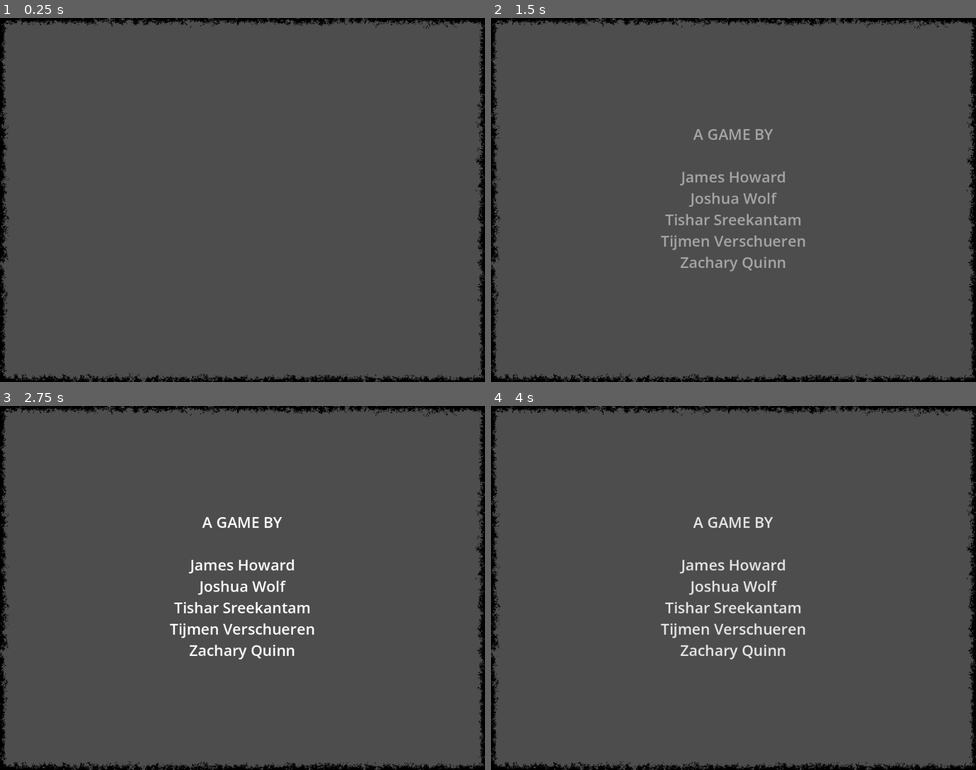
Above: before the commit, frames 1-4 (two rows, left to right).
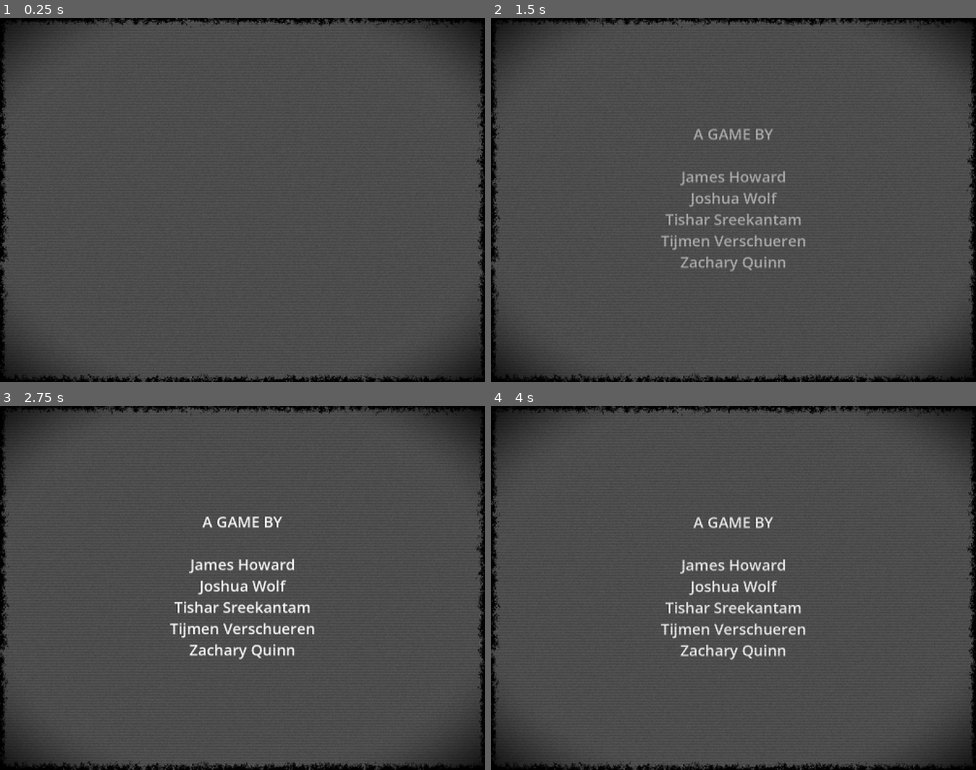
Above: after the commit, the same moments.

Repository: howarja/Vampire-Game
Game: Godot game, scene res://scenes/mainMenu.tscn
The game is run twice, just before and just after one commit, with the same random seed, the same clock (stepped at 60 frames per second) and the same inputs. The engine's default icon, where the game draws it, is replaced by a stand-in: a white triangle on a blue panel in a dark square.
Inputs (mouse positions are in pixels of both pictures, inside the frame that each line leads up to):
- Up to frame 1 (0.25 s): no input
- Up to frame 2 (1.5 s): tap Enter at 0.5 s; move the mouse to (840, 181) at 0.52 s; press the mouse at (840, 181) at 0.53 s; move the mouse to (636, 218) at 1.27 s; release the mouse at (636, 218) at 1.28 s; click (636, 218) at 1.35 s
- Up to frame 3 (2.75 s): move the mouse to (291, 507) at 2.02 s; press the mouse at (291, 507) at 2.03 s
- Up to frame 4 (4 s): move the mouse to (709, 660) at 2.77 s; release the mouse at (709, 660) at 2.78 s; click (709, 660) at 2.85 s; move the mouse to (879, 642) at 3.52 s; press the mouse at (879, 642) at 3.53 s

The runs differ from the first frame. In frame 1, 3.5% of the frame differs, in the area x 0-100%, y 0-100%; in frame 2, 4.0%; in frame 3, 5.1%; in frame 4, 4.5%.

Commit message:
added ID

Diff:
--- a/scenes/id.tscn
+++ b/scenes/id.tscn
@@ -30,28 +30,19 @@
 
 [node name="Name" type="Label" parent="TextureRect" unique_id=66108866]
 layout_mode = 0
-offset_left = -260.0
-offset_top = -128.0
-offset_right = -154.0
-offset_bottom = -105.0
+offset_left = -262.0
+offset_top = -125.0
+offset_right = -156.0
+offset_bottom = -102.0
 text = "county dowm"
-label_settings = SubResource("LabelSettings_wubos")
-
-[node name="DateOfBirth" type="Label" parent="TextureRect" unique_id=117084253]
-layout_mode = 0
-offset_left = -273.0
-offset_top = -2.0
-offset_right = -227.0
-offset_bottom = 21.0
-text = "12345"
 label_settings = SubResource("LabelSettings_wubos")
 
 [node name="Address" type="Label" parent="TextureRect" unique_id=269684565]
 layout_mode = 0
-offset_left = -262.0
-offset_top = -109.0
-offset_right = -216.0
-offset_bottom = -86.0
+offset_left = -264.0
+offset_top = -106.0
+offset_right = -218.0
+offset_bottom = -83.0
 text = "castle"
 label_settings = SubResource("LabelSettings_wubos")
 
@@ -100,3 +91,12 @@
 offset_bottom = -8.0
 text = "587-39-2354"
 label_settings = SubResource("LabelSettings_wubos")
+
+[node name="DateOfBirth" type="Label" parent="TextureRect" unique_id=117084253]
+layout_mode = 0
+offset_left = -273.0
+offset_top = -2.0
+offset_right = -227.0
+offset_bottom = 21.0
+text = "12345"
+label_settings = SubResource("LabelSettings_wubos")
--- a/scenes/mainMenu.tscn
+++ b/scenes/mainMenu.tscn
@@ -6,6 +6,10 @@
 [ext_resource type="Texture2D" uid="uid://y27g4y1o1qhu" path="res://Sprites/Vignete.png" id="5_7nrmo"]
 [ext_resource type="AudioStream" uid="uid://bk2pdxxhbgaej" path="res://music/Epic song but scary.wav" id="5_clbkb"]
 [ext_resource type="AudioStream" uid="uid://bhiws2l6ubvbb" path="res://SFX/logoSound/bloodOfTheHost.mp3" id="6_clbkb"]
+[ext_resource type="PackedScene" uid="uid://o5bvwg7bgbvg" path="res://scenes/vhs_filter_test.tscn" id="7_y35fp"]
+[ext_resource type="Shader" uid="uid://bksk84btj0efx" path="res://shaders/vhs.gdshader" id="8_6b2wv"]
+[ext_resource type="PackedScene" uid="uid://dmmobl341pm1o" path="res://scenes/pixelate.tscn" id="8_dj72i"]
+[ext_resource type="Shader" uid="uid://csyh8nqbp0hvr" path="res://shaders/pixelate.gdshader" id="10_6b2wv"]
 
 [sub_resource type="Animation" id="Animation_l7wge"]
 resource_name = "Logo"
@@ -103,6 +107,20 @@
 &"RESET": SubResource("Animation_7nrmo")
 }
 
+[sub_resource type="ShaderMaterial" id="ShaderMaterial_tov5d"]
+shader = ExtResource("8_6b2wv")
+shader_parameter/smearing = 0.50000002375
+shader_parameter/color_offset = -0.024999999557560004
+shader_parameter/sharpening = 0.4
+shader_parameter/static_noise = 0.08
+shader_parameter/vertical_jitter = 0.002
+shader_parameter/scanline_opacity = 0.1
+shader_parameter/vignette_intensity = 0.3
+
+[sub_resource type="ShaderMaterial" id="ShaderMaterial_epn8x"]
+shader = ExtResource("10_6b2wv")
+shader_parameter/pixel_size = 2.0000000149012003
+
 [node name="mainMenu" type="Control" unique_id=2134813361]
 layout_mode = 3
 anchors_preset = 15
@@ -151,6 +169,7 @@
 script = ExtResource("2_48ign")
 
 [node name="Blood" type="RichTextLabel" parent="TextHolder" unique_id=2088444752]
+self_modulate = Color(1, 0, 0, 1)
 layout_mode = 0
 offset_left = 260.0
 offset_top = -423.0
@@ -197,6 +216,28 @@
 stream = ExtResource("6_clbkb")
 volume_db = 10.0
 
+[node name="VHSfx" parent="." unique_id=1094916861 instance=ExtResource("7_y35fp")]
+z_index = 4096
+material = SubResource("ShaderMaterial_tov5d")
+layout_mode = 1
+offset_left = -49.0
+offset_top = -34.0
+offset_right = 60.333252
+offset_bottom = 48.0
+mouse_filter = 2
+
+[node name="BackBufferCopy" type="BackBufferCopy" parent="VHSfx" unique_id=314207505]
+copy_mode = 2
+
+[node name="Pixelate" parent="VHSfx" unique_id=127029814 instance=ExtResource("8_dj72i")]
+material = SubResource("ShaderMaterial_epn8x")
+layout_mode = 1
+offset_left = -48.333374
+offset_top = -83.0
+offset_right = 151.66663
+offset_bottom = 167.0
+mouse_filter = 2
+
 [connection signal="button_down" from="TextHolder/PlayButton" to="TextHolder/PlayButton" method="_on_button_down"]
 [connection signal="button_up" from="TextHolder/PlayButton" to="TextHolder/PlayButton" method="_on_button_up"]
 [connection signal="mouse_entered" from="TextHolder/PlayButton" to="TextHolder/PlayButton" method="_on_mouse_entered"]
--- a/scenes/startScene.tscn
+++ b/scenes/startScene.tscn
@@ -59,6 +59,7 @@
 [ext_resource type="AudioStream" uid="uid://mdmbabi2hvgi" path="res://SFX/door_close.mp3" id="49_03vgi"]
 [ext_resource type="PackedScene" uid="uid://dmmobl341pm1o" path="res://scenes/pixelate.tscn" id="51_nlj8h"]
 [ext_resource type="AudioStream" uid="uid://b7lsqqv46ue8q" path="res://SFX/murder.mp3" id="52_0smob"]
+[ext_resource type="PackedScene" uid="uid://70hcrtv5i5n6" path="res://scenes/id.tscn" id="60_s8qox"]
 
 [sub_resource type="CircleShape2D" id="CircleShape2D_3xd07"]
 radius = 91.0
@@ -753,6 +754,13 @@
 offset_right = -3.0
 offset_bottom = -1.0
 
+[node name="id" parent="CanvasLayer" unique_id=788058968 instance=ExtResource("60_s8qox")]
+visible = false
+offset_left = -501.0
+offset_top = -376.0
+offset_right = -501.0
+offset_bottom = -376.0
+
 [node name="VHSfx" parent="CanvasLayer" unique_id=1094916861 instance=ExtResource("8_judpu")]
 z_index = 4096
 offset_left = -551.6666
--- a/scripts/conversation_manager.gd
+++ b/scripts/conversation_manager.gd
@@ -5,6 +5,8 @@
 var lines: Array[String] = [];
 var audio: Array[AudioStreamMP3] = [];
 var currentLine: int = 0;
+
+var saved_question;
 
 @onready var questionButtonScene: PackedScene = preload("res://scenes/question_button.tscn");
 var questionButtons: Array[questionButton] = [];
@@ -17,6 +19,7 @@
 @export var characterSprite: Sprite2D;
 @export var display: TextureRect;
 @export var phone: Phone;
+@export var _id: id;
 @export var anim: AnimationPlayer;
 
 var holdingInput: bool = false;
@@ -50,6 +53,8 @@
 
 func renableInput():
 	canInput = true;
+	if saved_question.prompt == "":
+		_id.show()
 	anim.play("RESET")
 
 func canQuestion(enabled: bool):
@@ -73,6 +78,7 @@
 
 	inConversation = true;
 	phone.updatePhone(newCharacter)
+	_id.update_id(newCharacter)
 
 	Globals.player.currentArea.hideButtons();
 	reparent(Globals.player.currentArea, true);
@@ -80,6 +86,7 @@
 
 func loadQuestion(newQuestion: question) -> void:
 	lines = newQuestion.answer;
+	saved_question = newQuestion;
 	if newQuestion.image!=null:
 		display.texture = newQuestion.image;
 		display.show();
--- a/scripts/id.gd
+++ b/scripts/id.gd
@@ -17,8 +17,8 @@
 	name_label.text = person.fullName;
 	date_of_birth_label.text = person.information.dateOfBirth;
 	address_label.text = person.information.address;
-	height_label.text = person.information.bringing;
-	weight_label.text = person.information.bloodType;
-	hair_label.text = person.information.lifeStatus;
-	#eyes_label
-	#social_security_label
+	height_label.text = person.information.height;
+	weight_label.text = person.information.weight;
+	hair_label.text = person.information.hair_color;
+	eyes_label.text = person.information.eye_color;
+	social_security_label.text = person.information.scocial_security;
